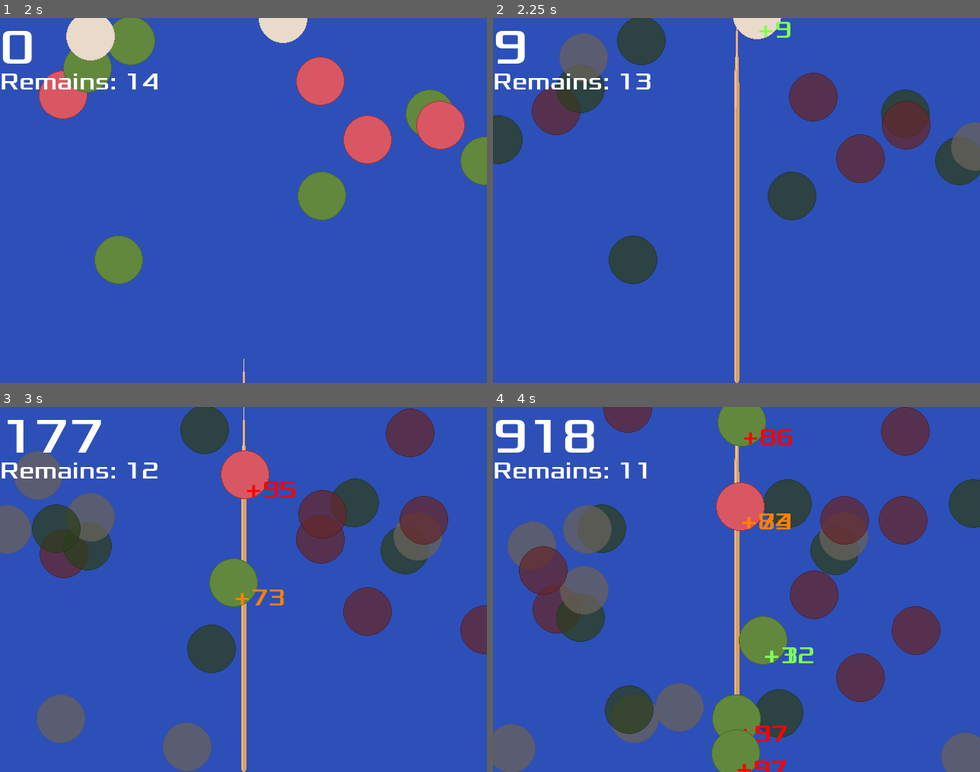
Above: before the commit, frames 1-4 (two rows, left to right).
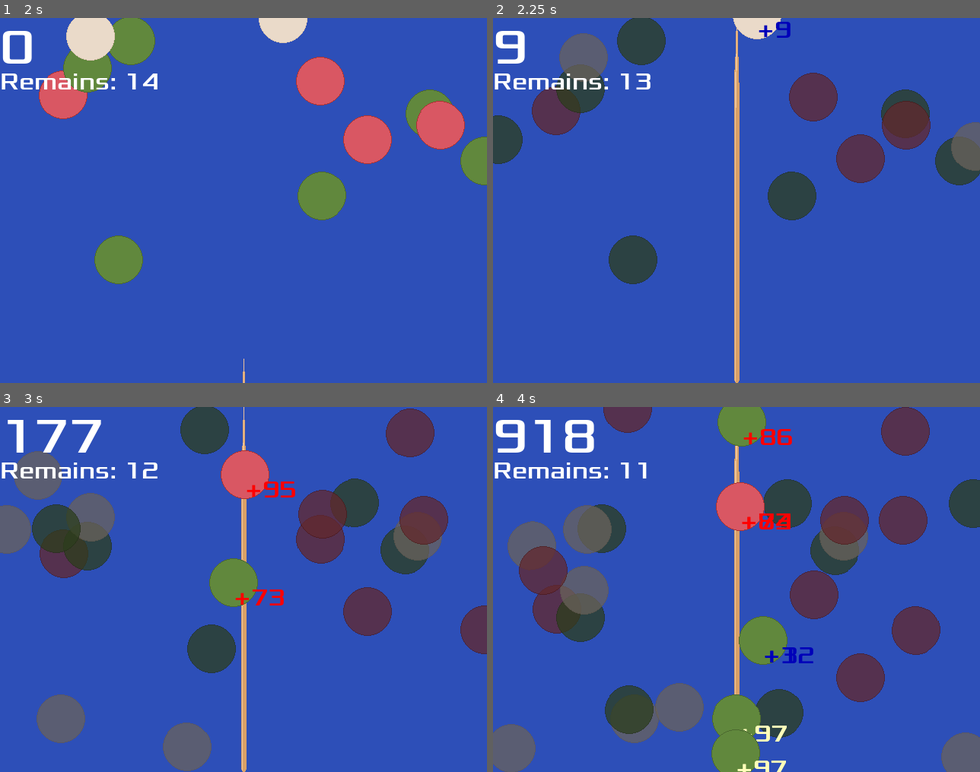
Above: after the commit, the same moments.

Repository: zundouz/ldjam54_odango
Game: Godot game, scene res://main.tscn
The game is run twice, just before and just after one commit, with the same random seed, the same clock (stepped at 60 frames per second) and the same inputs.
Inputs (mouse positions are in pixels of both pictures, inside the frame that each line leads up to):
- Up to frame 1 (2 s): tap Space (space) at 0.5 s; move the mouse to (350, 182) at 0.52 s; hold Up (move_up) 0.53-1.28 s; tap Enter (enter) at 0.6, 1.35 s; move the mouse to (146, 218) at 1.27 s
- Up to frame 2 (2.25 s): move the mouse to (785, 120) at 2.02 s; hold Up (move_up) from 2.03 s (still down); click (785, 120) at 2.1 s
- Up to frame 3 (3 s): keep holding Up (move_up); tap Enter (enter) at 2.3 s; move the mouse to (219, 662) at 2.77 s; tap Space (space) at 2.85 s
- Up to frame 4 (4 s): tap Enter (enter) at 3.05, 3.8 s; move the mouse to (882, 644) at 3.52 s; release Up (move_up) at 3.53 s; tap W (w_key) at 3.6 s

Frame 1 is identical in both runs. In frame 2, 0.1% of the frame differs, in the area x 54-62%, y 1-6%; in frame 3, 0.2%; in frame 4, 0.7%, in the area x 50-66%, y 29-100%.

Commit message:
feat: １００点に近いUI点滅処理

Diff:
--- a/CenterBonus.gd
+++ b/CenterBonus.gd
@@ -1,11 +1,29 @@
 extends Label
-
+var is_already_blinked : bool = false
 
 # Called when the node enters the scene tree for the first time.
 func _ready() -> void:
 	pass # Replace with function body.
 
-
 # Called every frame. 'delta' is the elapsed time since the previous frame.
 func _process(delta: float) -> void:
 	pass
+
+# 引数でRGB受け取れるようしたけど、点滅は決め打ちの方が見た目カッコよかったのでRGBを関数内で使ってない
+func apply_ui_blink(red: float, green: float, blue: float):
+	if is_already_blinked == true:
+		return
+
+	is_already_blinked = true
+
+	# tweenの作成
+	var tween = get_tree().create_tween()
+
+	# 1秒かけて透明にする
+	tween.tween_property(self, "modulate", Color(1,1,1,0), 0.1).set_trans(Tween.TRANS_CUBIC)
+
+	# 1秒かけて不透明にする
+	tween.tween_property(self, "modulate", Color(1,1,1,1), 0.1).set_trans(Tween.TRANS_CUBIC)
+
+	# アニメーションを繰り返す設定
+	tween.set_loops()
--- a/center_bonus_label.tscn
+++ b/center_bonus_label.tscn
@@ -6,7 +6,7 @@
 [node name="CenterBonus" type="Label"]
 offset_right = 40.0
 offset_bottom = 23.0
-theme_override_colors/font_color = Color(1, 1, 0.662745, 1)
+theme_override_colors/font_color = Color(1, 1, 0.72549, 1)
 theme_override_fonts/font = ExtResource("2_8qvs0")
 theme_override_font_sizes/font_size = 32
 script = ExtResource("3_36jg5")
--- a/odango.gd
+++ b/odango.gd
@@ -82,17 +82,6 @@
 
 func show_bonus_ui(added_score, center_bonus):
 	var center_bonus_label_instance = center_bonus_label.instantiate()
-	# 色変化。center_bonus は団子を真ん中に仕留めて36。最低値は0
-	if center_bonus <= 0:
-		center_bonus_label_instance.modulate = Color(0.1, 0.6, 1.0, 1.0)
-	elif center_bonus > 0 and center_bonus <= 10:
-		center_bonus_label_instance.modulate = Color(0.5, 1.0, 0.5, 1.0)
-	elif center_bonus > 10 and center_bonus <= 20:
-		center_bonus_label_instance.modulate = Color(1.0, 1.0, 0.0, 1.0)
-	elif center_bonus > 20 and center_bonus <= 30:
-		center_bonus_label_instance.modulate = Color(1.0, 0.5, 0.0, 1.0)
-	elif center_bonus > 30:
-		center_bonus_label_instance.modulate = Color(1.0, 0.0, 0.0, 1.0)
 
 	if rotation >= 0:
 		center_bonus_label_instance.set_rotation(rotation * -1.0) # 団子の回転情報をもとにUIを補正
@@ -100,6 +89,20 @@
 		center_bonus_label_instance.set_rotation(rotation * -1.0)
 	center_bonus_label_instance.text = "+" + str(added_score)
 	add_child(center_bonus_label_instance)
+
+	# tween をするために add_child の後ろに書く
+	# 色変化。center_bonus は団子を真ん中に仕留めて36。最低値は0
+	if center_bonus <= 5:
+		center_bonus_label_instance.modulate = Color(0.0, 0.0, 1.0, 1.0)
+	elif center_bonus > 5 and center_bonus <= 15:
+		center_bonus_label_instance.modulate = Color(0.5, 1.0, 0.5, 1.0)
+	elif center_bonus > 15 and center_bonus <= 25:
+		center_bonus_label_instance.modulate = Color(1.0, 0.5, 0.0, 1.0)
+	elif center_bonus > 25 and center_bonus <= 34:
+		center_bonus_label_instance.modulate = Color(1.0, 0.0, 0.0, 1.0)
+	elif center_bonus > 34:
+		center_bonus_label_instance.modulate = Color(1.0, 0.0, 0.0, 1.0)
+		center_bonus_label_instance.apply_ui_blink(1.0, 0.0, 0.0)
 
 func _on_visible_on_screen_enabler_2d_screen_exited():
 	queue_free()
